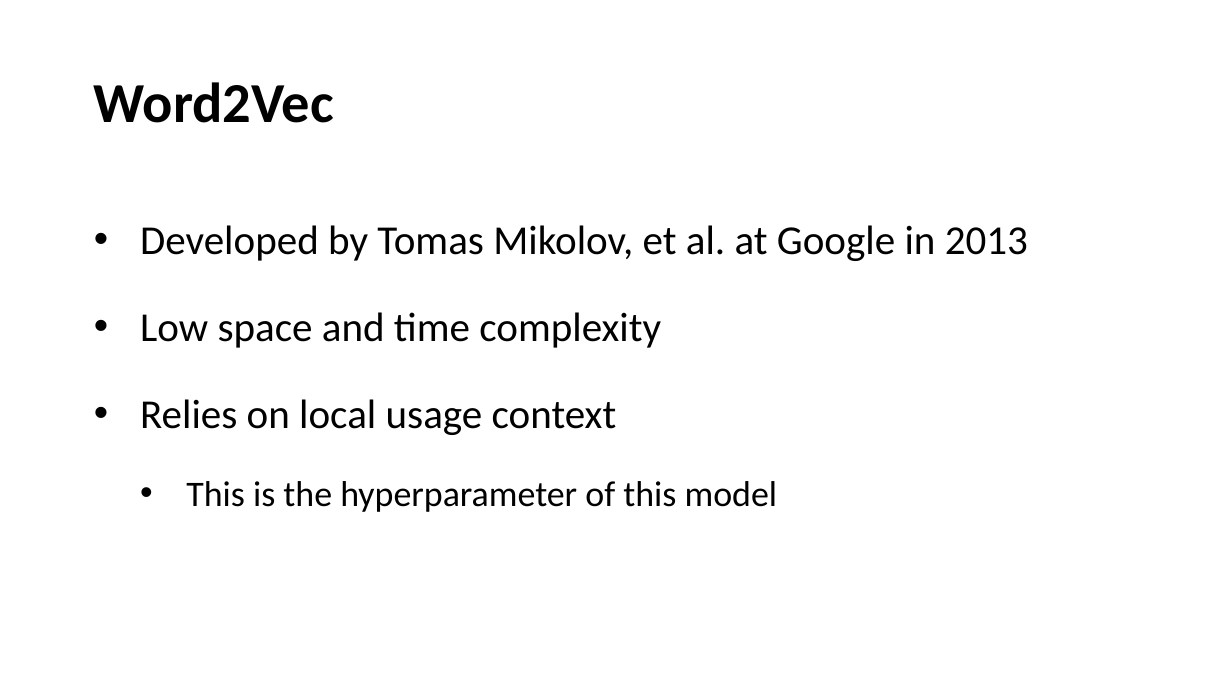
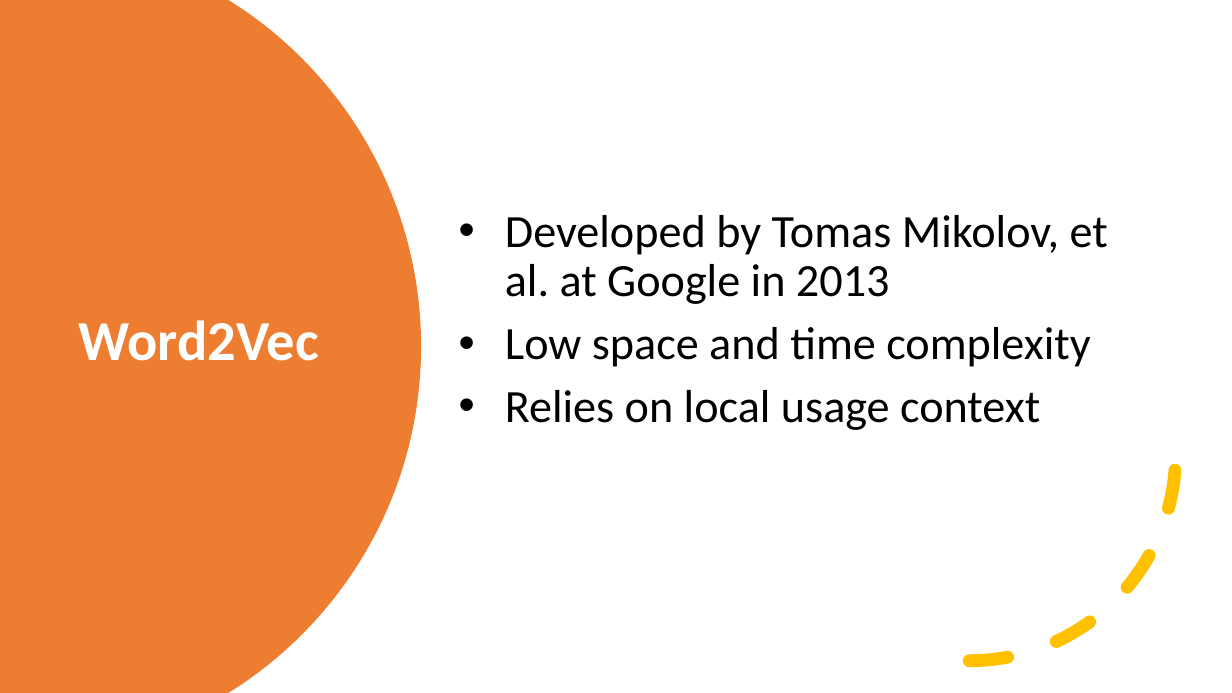
Before and after one commit to chensh3/word2vec_vs_glove, a slide deck: slide 4 of mid_term.pptx. Drawn at 1232x693 pixels with LibreOffice and Linux fonts; fonts in the diff are those of the drawing. Boxes give left, top, right and bottom in pixels: in the first picture for what was removed or moved away, otherwise in the second. Text is boxed around its words. In the diff, an @@ line names an element or a change of style, - is before the commit and + after.

```diff
--- a/mid_term.pptx
+++ b/mid_term.pptx
@@ freeform shape added at box(0, 0, 421, 693), fill #ED7D31 @@
@@ text "Developed by Tomas Mikolov, et ...": place and size @@
-text "Developed by Tomas Mikolov, et ..." at box(140, 225, 1028, 512)
+text "Developed by Tomas Mikolov, et ..." at box(505, 215, 1108, 430)
@@ text "Developed by Tomas Mikolov, et ..." at box(505, 215, 1108, 430): size 32 to 36 pt; line spacing 1.5 to 0.9; vertical alignment top to middle @@
@@ title "Word2Vec": place and size @@
-title "Word2Vec" at box(94, 82, 334, 123)
+title "Word2Vec" at box(79, 320, 319, 361)
@@ title "Word2Vec" at box(79, 320, 319, 361): text colour #000000 to #FFFFFF @@
@@ arc (boxed as its full ellipse) added at box(763, 249, 1177, 662), outline #FFC000 10 pt dashed @@
@@ text at box(186, 481, 778, 512): paragraph removed @@
-  • This is the hyperparameter of this model
```
Also in this commit, not shown: 6 other slides changed, 1 slide added, 2 slides removed, 1 other file.
